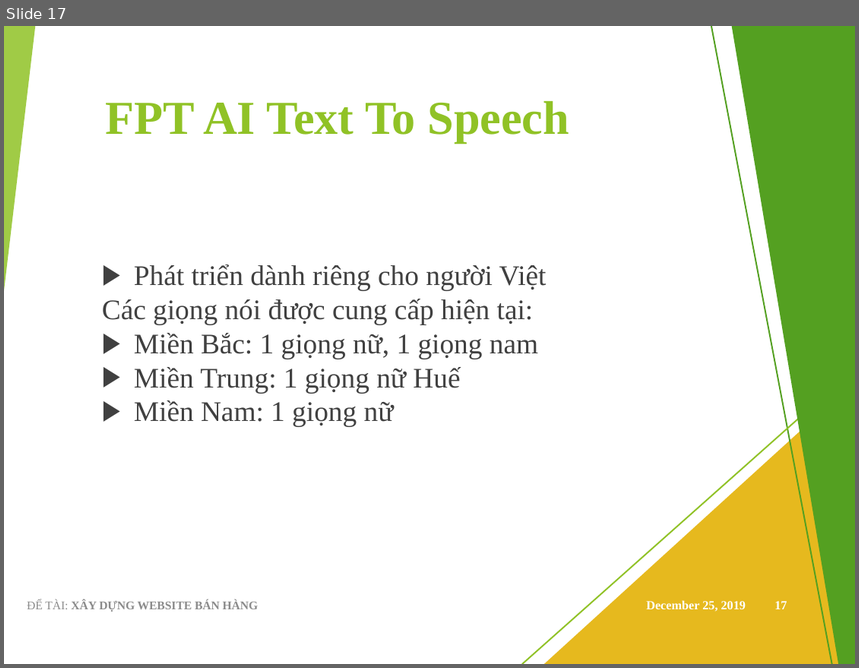
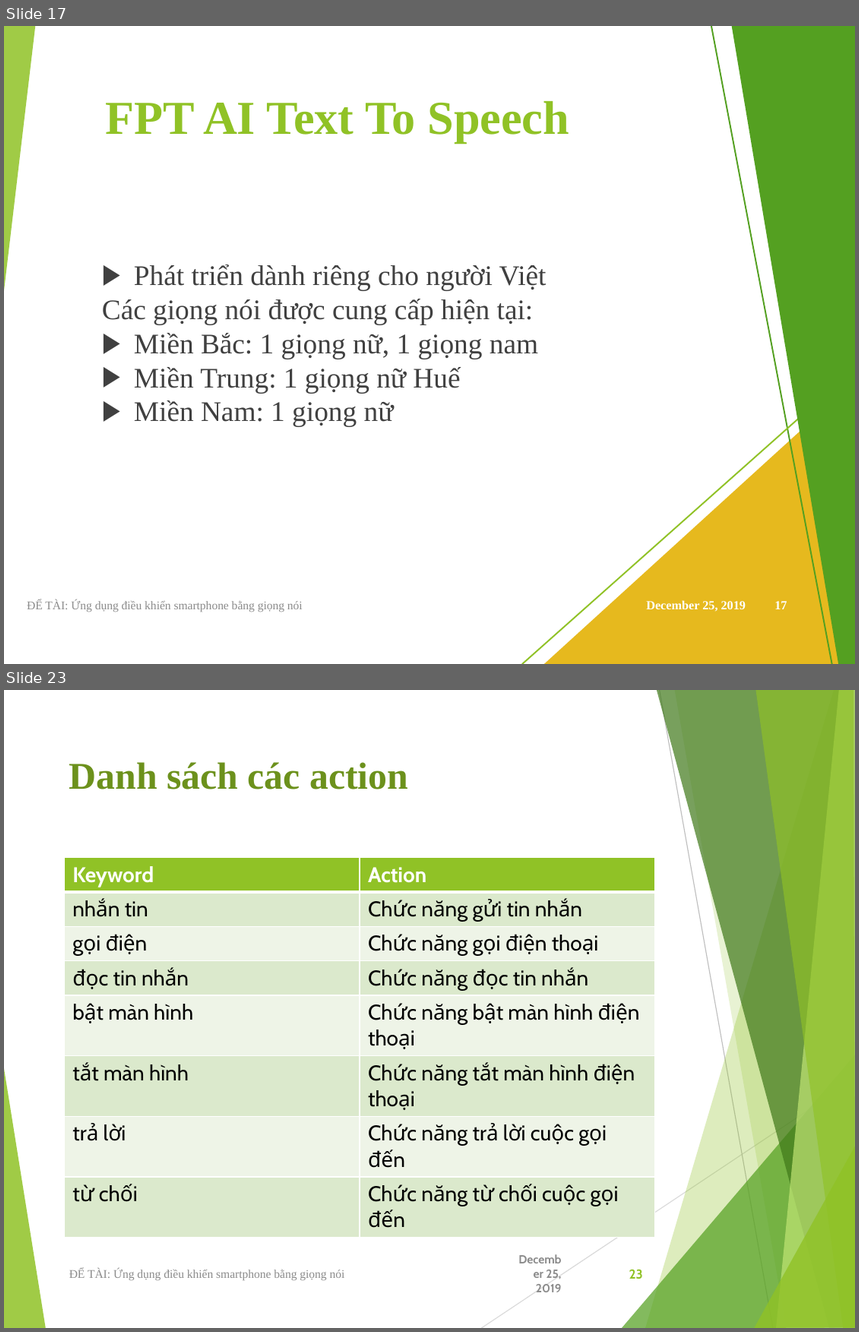
Before and after one commit to viet97/doandocs, a slide deck: DATN_Presentation.pptx. Shown one above the other, each under a label of ours: slide 17 before the commit, slides 17 and 23 after it; the slides between them are not shown. The pictures are 859x668 and 859x1332 pixels, drawn with LibreOffice and Linux fonts; fonts in the diff are those of the drawing. Boxes give left, top, right and bottom in pixels: in the first picture for what was removed or moved away, otherwise in the second. Text is boxed around its words. In the diff, an @@ line names an element or a change of style, - is before the commit and + after.

```diff
--- a/DATN_Presentation.pptx
+++ b/DATN_Presentation.pptx
@@ slide 23 added at [4,690,855,1328], background #FFFFFF; not listed: 10 template elements that a slide beside it also shows @@
@@ title added at [69,762,408,790], 32 pt, text #6C921D, bold @@
+Danh sách các action
@@ table added at [65,858,655,1234], 8 rows, 2 columns @@
+Keyword | Action
+nhắn tin | Chức năng gửi tin nhắn
+gọi điện | Chức năng gọi điện thoại
+đọc tin nhắn | Chức năng đọc tin nhắn
+bật màn hình | Chức năng bật màn hình điện thoại
+tắt màn hình | Chức năng tắt màn hình điện thoại
+trả lời | Chức năng trả lời cuộc gọi đến
+từ chối | Chức năng từ chối cuộc gọi đến
@@ text added at [69,1268,345,1281], 10 pt, text #8C8C8C @@
+ĐỂ TÀI: Ứng dụng điều khiển smartphone bằng giọng nói
@@ text added at [536,1270,562,1293], 10 pt, text #8C8C8C, bold @@
+December 25, 2019
@@ page number added at [629,1270,643,1280], 11 pt, text #90C226, bold @@
+23
@@ slide 17 changed as well @@
@@ text at [27,601,303,612]: text changed; bold off @@
-ĐỂ TÀI: XÂY DỰNG WEBSITE BÁN HÀNG
+ĐỂ TÀI: Ứng dụng điều khiển smartphone bằng giọng nói
```
Also in this commit, not shown: 20 other slides changed, 5 other slides added, 2 slides removed.
